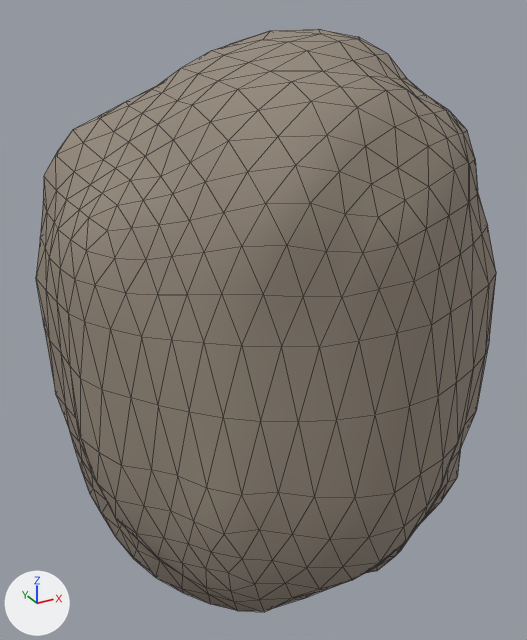
An edit to the Blender file assets/source/blender/rock_c.blend, drawn before and after from the same camera.
The view is the same before and after, from a 50 mm lens placed at (-1.51, -2.74, 0.7), pointed at (0.01, 0.02, -0.68). Lighting does not change. The marker at lower left points along +X, +Y and +Z. The picture after the commit comes second. Mesh edges are drawn as thin lines.

The scene before the commit, as lines of its bpy script (objects in view):
```python
me_rock_mesh = bpy.data.meshes.new('Rock_mesh')
me_rock_mesh.from_pydata(...)  # 642 vertices, 1280 faces; spans x -0.92..0.96, y -0.95..0.96, z -2.0..0.58
me_rock_mesh.polygons.foreach_set('use_smooth', [True] * 1280)
me_rock_mesh.materials.append(mat_m_rockstone)  # brown #95897c
ob_rock = bpy.data.objects.new('Rock', me_rock_mesh)
ob_rock.location = (0.0, 0.0, 0.0)
```
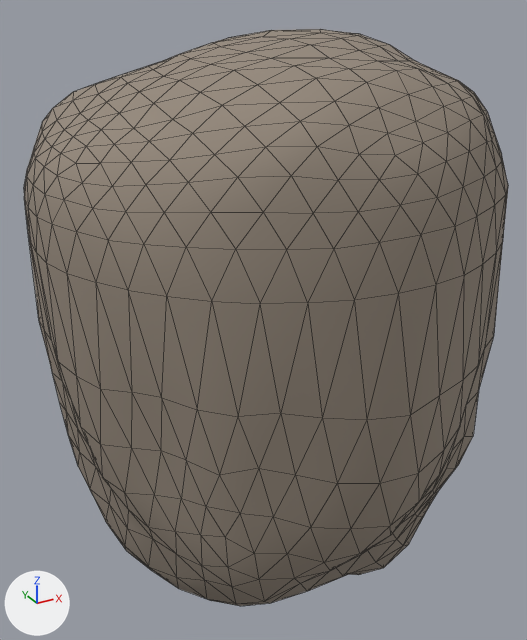
Boxes (x1, y1, x2, y2) around the edits, measured in the pictures (527 x 640 px):
```json
{"object": "Rock", "change": "reshaped", "before": [36, 29, 496, 612], "after": [24, 29, 508, 606]}
```

The change, as JSON lines over the scene's bpy script:
```json
{"block": "me_rock_mesh", "where": "# used by ob_rock; location = (0.0, 0.0, 0.0)"}
{"op": "remove", "block": "me_rock_mesh", "code": "me_rock_mesh.from_pydata(...)  # 642 vertices, 1280 faces; spans x -0.92..0.96, y -0.95..0.96, z -2.0..0.58"}
{"op": "add", "block": "me_rock_mesh", "code": "me_rock_mesh.from_pydata(...)  # 642 vertices, 1280 faces; spans x -0.97..1.0, y -0.99..0.99, z -2.0..0.58"}
{"block": "me_rock_mesh", "change": "me_rock_mesh part 1: 641 of 642 vertices moved; they spanned x -0.92..0.96, y -0.95..0.96, z -2.0..0.58 and now span x -0.97..1.0, y -0.99..0.99, z -2.0..0.58; mean shift (0.0, 0.0, 0.22); largest move (0.6, 0.53, -0.71) -> (0.7, 0.62, -0.2)"}
```
